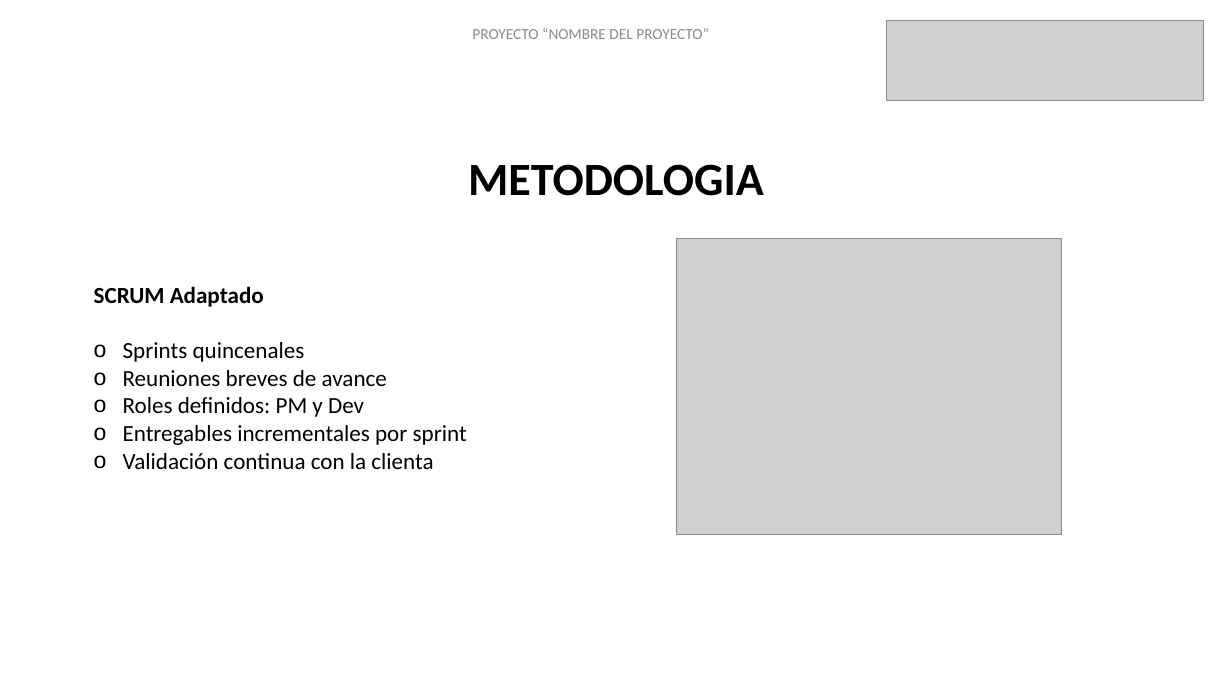
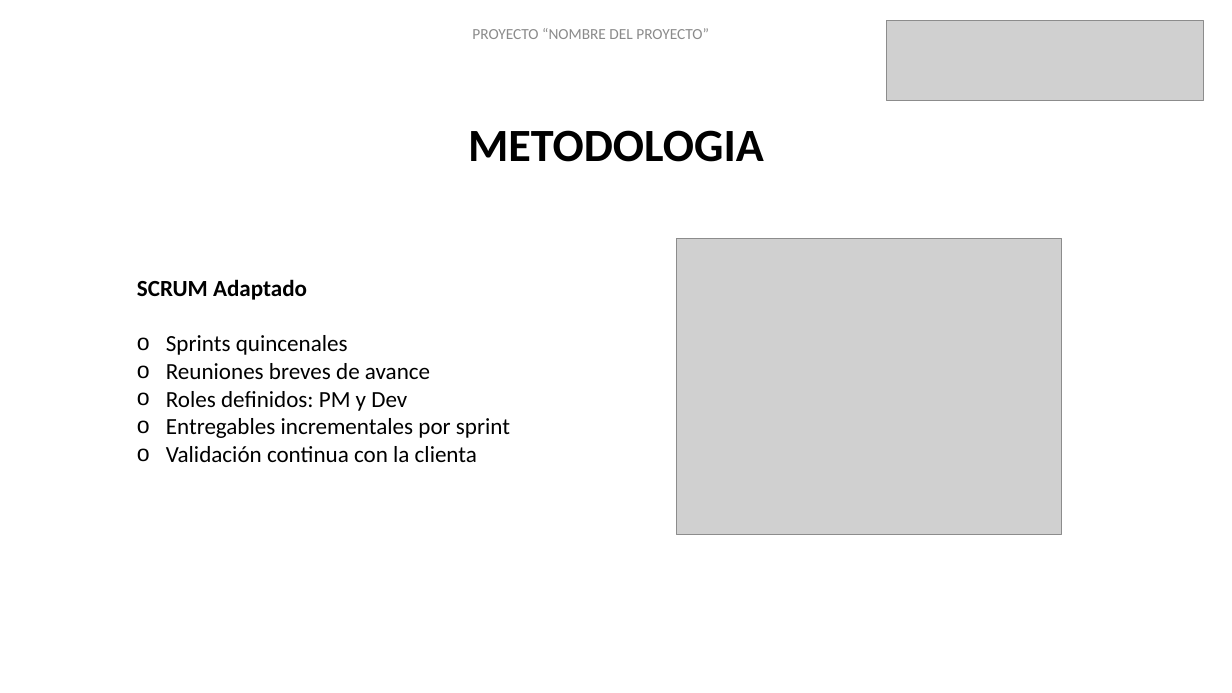
Before and after one commit to 4vil4/VeterinariaPucara, a slide deck: slide 9 of FASE 3/Evidencias Grupales/Presentación Capstone.pptx. Drawn at 1232x693 pixels with LibreOffice and Linux fonts; fonts in the diff are those of the drawing; grey boxes stand for pictures; background and template pictures are left out. Boxes give left, top, right and bottom in pixels: in the first picture for what was removed or moved away, otherwise in the second. Text is boxed around its words. In the diff, an @@ line names an element or a change of style, - is before the commit and + after.

```diff
--- a/FASE 3/Evidencias Grupales/Presentación Capstone.pptx
+++ b/FASE 3/Evidencias Grupales/Presentación Capstone.pptx
@@ text "METODOLOGIA": place and size @@
-text "METODOLOGIA" at (468, 164, 764, 196)
+text "METODOLOGIA" at (468, 130, 764, 162)
@@ text "SCRUM Adaptado": place and size @@
-text "SCRUM Adaptado" at (94, 286, 467, 469)
+text "SCRUM Adaptado" at (137, 279, 510, 462)
```
Also in this commit, not shown: 8 other slides changed, 2 slides added, 1 slide removed.
